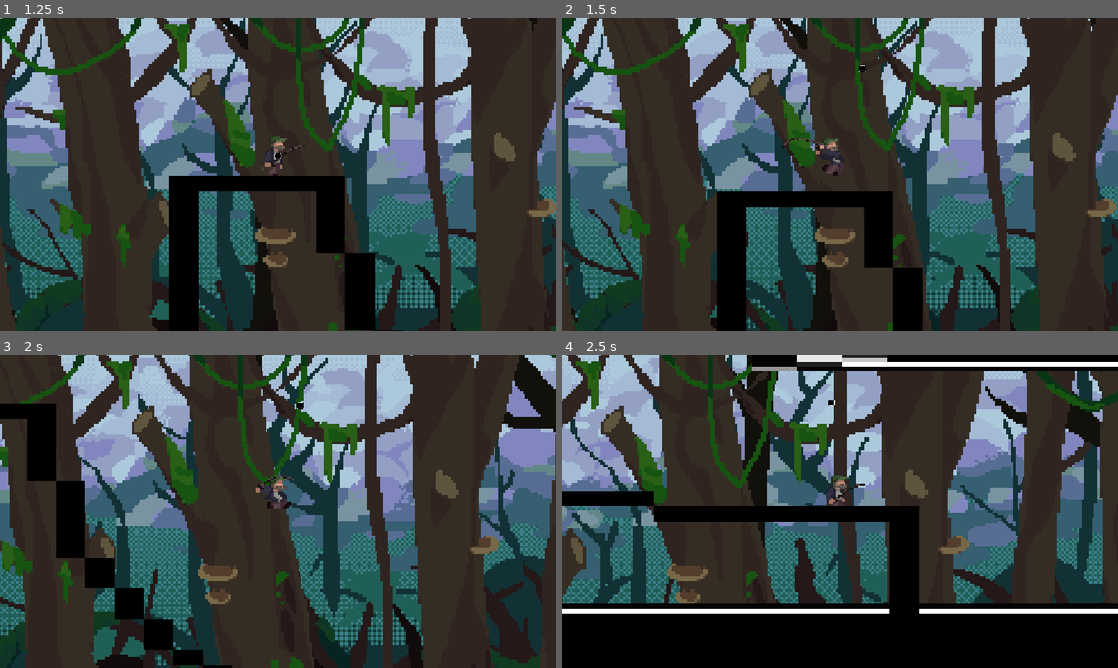
Above: before the commit, frames 1-4 (two rows, left to right).
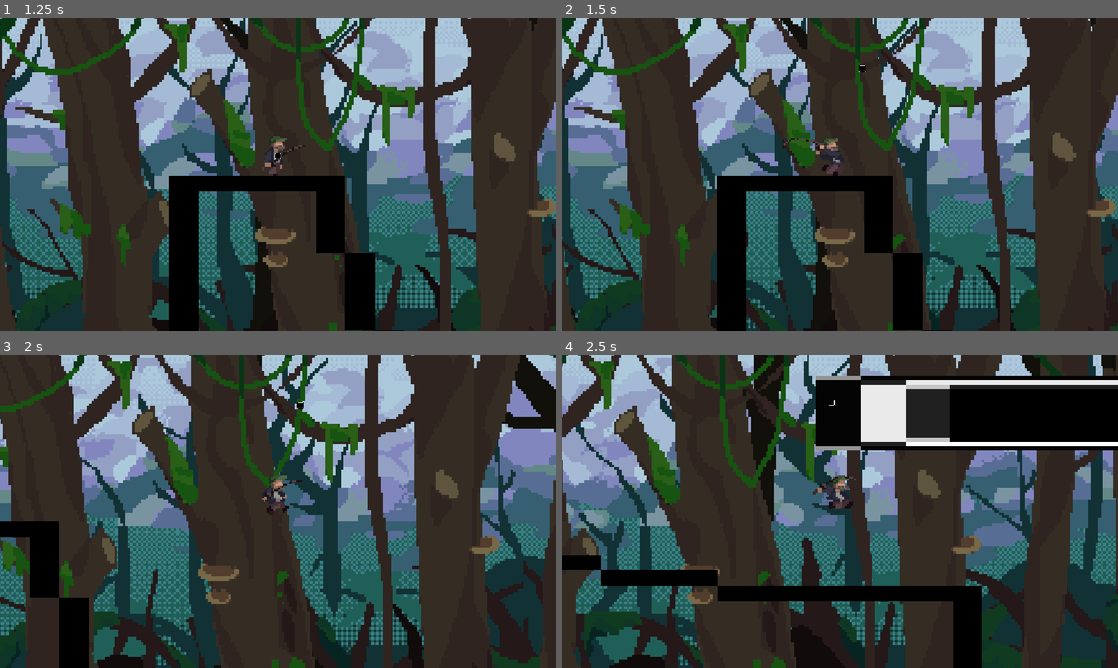
Above: after the commit, the same moments.

Repository: ActuallyaWyrm/Game-Jam
Game: Godot game, scene res://scenes/menu.tscn
Two runs of this game, one before a commit and one after it. Both use one fixed random seed, a clock stepped at 60 frames per second and the inputs below.
Inputs (mouse positions are in pixels of both pictures, inside the frame that each line leads up to):
- Up to frame 1 (1.25 s): click "Start" at 0.5 s
- Up to frame 2 (1.5 s): move the mouse to (867, 174) at 1.27 s; hold Right (ui_right) from 1.28 s (still down); click (867, 174) at 1.35 s
- Up to frame 3 (2 s): keep holding Right (ui_right); tap Up (jump) at 1.52 s
- Up to frame 4 (2.5 s): keep holding Right (ui_right); move the mouse to (812, 511) at 2.02 s; tap Down (slide) at 2.1 s; tap Up (jump) at 2.27 s

Frame 1 is identical in both runs. In frame 2, 3.1% of the frame differs, in the area x 27-71%, y 50-100%; in frame 3, 11%; in frame 4, 66%, in the area x 0-100%, y 0-100%.

Commit message:
platform progress

Diff:
--- a/scenes/platformer.tscn
+++ b/scenes/platformer.tscn
@@ -30,21 +30,10 @@
 rotation = -3.1415927
 scale = Vector2(1.9418354, 1.3729993)
 
-[node name="Grabable3" parent="Grabables" unique_id=1347234046 instance=ExtResource("1_j2uy2")]
-position = Vector2(-4855, -1270)
-rotation = 0.27640325
-scale = Vector2(3.6241632, -1.2321057)
-skew = 0.010795832
-
 [node name="Grabable2" parent="Grabables" unique_id=645432284 instance=ExtResource("1_j2uy2")]
 position = Vector2(188.00006, -1241.0001)
 rotation = -3.1415927
 scale = Vector2(1.4010304, 1.3729993)
-
-[node name="Grabable" parent="Grabables" unique_id=1187165573 instance=ExtResource("1_j2uy2")]
-position = Vector2(284.99997, 195)
-rotation = -0.46641505
-scale = Vector2(0.66612923, 1)
 
 [node name="PlayerPlatformer" parent="." unique_id=171132049 instance=ExtResource("1_xxtnn")]
 position = Vector2(-2928, -42)
Not shown, added: assets/sprites/HackNSlash Assets/fishermovedemo.gd.uid
Not shown, changed: assets/sprites/menu/pixilart-drawing (8).png.import
Not shown, added: enemy.gd.uid
